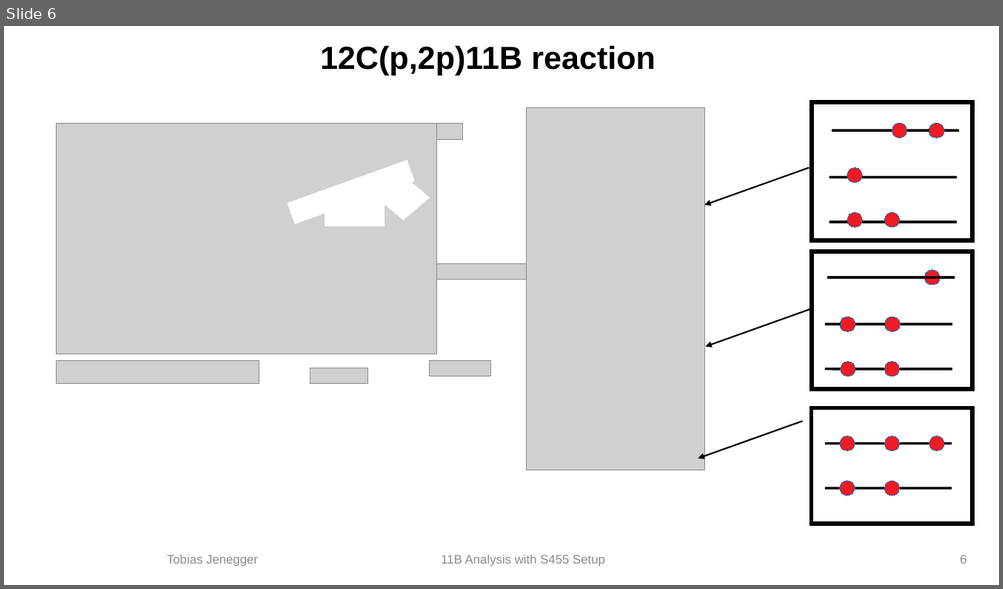
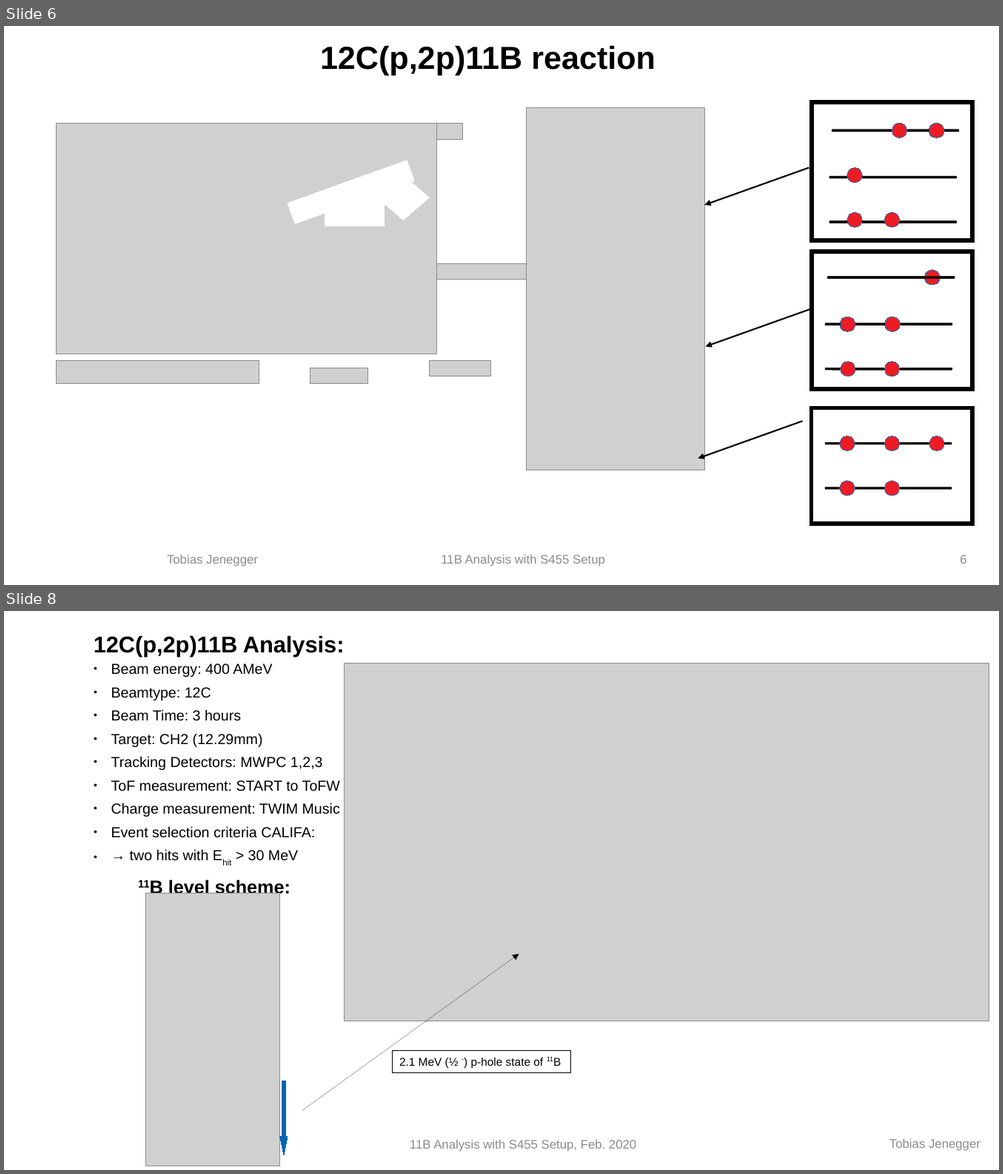
Before and after one commit to jenegger/r3b_wg, a slide deck: r3b_presentation.odp. Shown one above the other, each under a label of ours: slide 6 before the commit, slides 6 and 8 after it; the slides between them are not shown. The pictures are 1003x589 and 1003x1174 pixels, drawn with LibreOffice and Linux fonts; fonts in the diff are those of the drawing; grey boxes stand for pictures; background and template pictures are left out. Boxes give left, top, right and bottom in pixels: in the first picture for what was removed or moved away, otherwise in the second. Text is boxed around its words. In the diff, an @@ line names an element or a change of style, - is before the commit and + after.

```diff
--- a/r3b_presentation.odp
+++ b/r3b_presentation.odp
@@ slide 8 added at bbox=[4, 611, 999, 1170], background #FFFFFF @@
@@ text added at bbox=[94, 635, 344, 861], 14 pt, text #000000 @@
+12C(p,2p)11B Analysis:
+● Beam energy: 400 AMeV
+● Beamtype: 12C
+● Beam Time: 3 hours
+● Target: CH2 (12.29mm)
+● Tracking Detectors: MWPC 1,2,3
+● ToF measurement: START to ToFW
+● Charge measurement: TWIM Music
+● Event selection criteria CALIFA:
+● → two hits with Ehit > 30 MeV
@@ picture added at bbox=[344, 664, 989, 1022] @@
@@ picture added at bbox=[146, 894, 280, 1167] @@
@@ text added at bbox=[168, 879, 290, 898], 18 pt, text #000000, bold @@
+11B level scheme:
@@ arrow added from (302, 1111) to (519, 954), #000000 0 pt @@
@@ rectangle added at bbox=[392, 1051, 571, 1073], outline #000000 0 pt, 11 pt, text #000000 @@
+2.1 MeV (½ -) p-hole state of 11B
@@ down arrow added at bbox=[280, 1081, 287, 1156], fill #0066B3, outline #0066B3 0 pt @@
@@ text added at bbox=[410, 1140, 636, 1152], 12 pt, text #8B8B8B @@
+11B Analysis with S455 Setup, Feb. 2020
@@ text added at bbox=[889, 1139, 980, 1151], 12 pt, text #8B8B8B @@
+Tobias Jenegger
```
Also in this commit, not shown: 2 slides changed, 1 other file.
